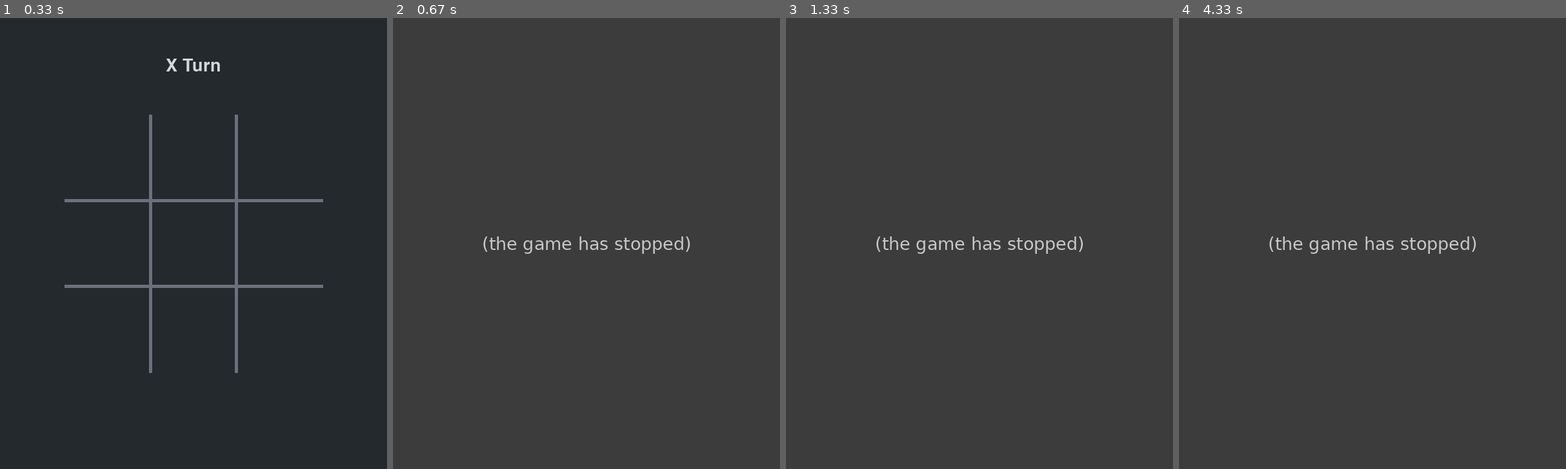
Above: before the commit, frames 1-4 (left to right).
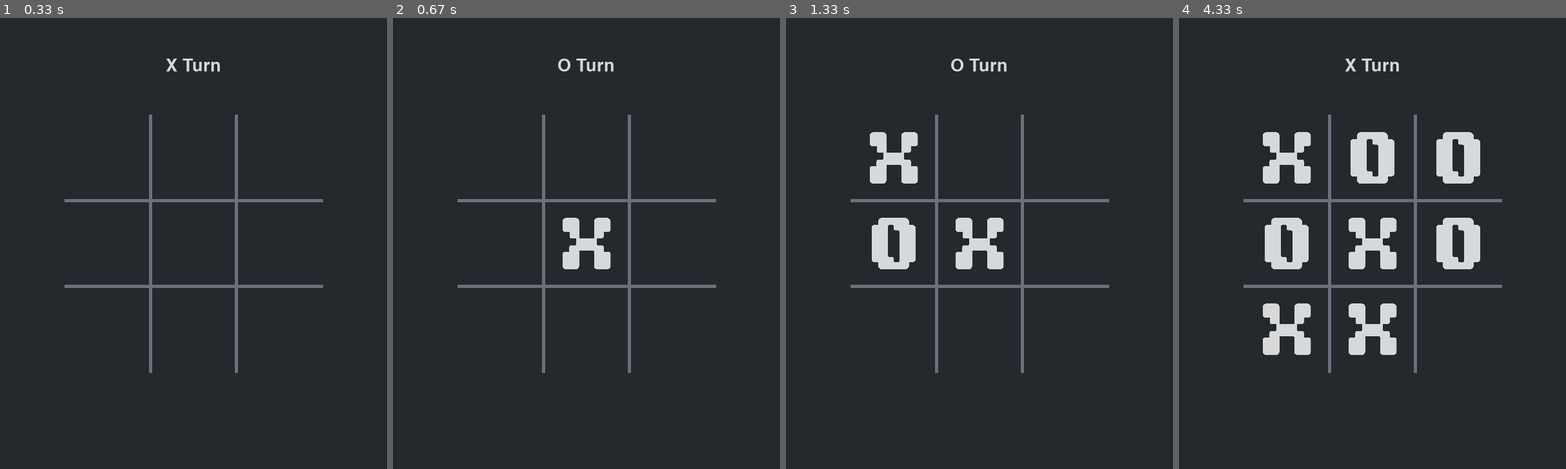
Above: after the commit, the same moments.

Repository: cwrlcarl/pygame-mini-games
Game: pygame game, started from tic-tac-toe/src/main.py
Same seed, same stepped clock (60 frames per second), same inputs: the game is played once before the commit and once after it.
Inputs (mouse positions are in pixels of both pictures, inside the frame that each line leads up to):
- Up to frame 1 (0.33 s): no input
- Up to frame 2 (0.67 s): click (586, 243) at 0.38 s
- Up to frame 3 (1.33 s): click (886, 248) at 0.72 s; click (859, 175) at 1.05 s
- Up to frame 4 (4.33 s): click (1418, 284) at 1.38 s; click (1353, 360) at 2.22 s; click (1360, 166) at 2.55 s; click (1248, 288) at 3.88 s; click (1453, 162) at 4.22 s

Frame 1 is identical in both runs. In frame 2, 3.4% of the frame differs, in the area x 16-84%, y 9-79%; in frame 3, 5.1%; in frame 4, 9.6%.
Error before the commit: TypeError: cannot unpack non-iterable NoneType object (game.py line 74); the game stopped at 0.38 s (later frames are placeholders)

Commit message:
Refactor check_winner() method to store winning line

Diff:
--- a/tic-tac-toe/src/tictactoe.py
+++ b/tic-tac-toe/src/tictactoe.py
@@ -19,15 +19,14 @@
             else:
                 self.board[row][col] = 'o'
                 self.turn = 'x'
-            print(f'Board: {self.board}')
 
     def check_winner(self):
         for row in range(ROWS):
             if self.board[row][0] == self.board[row][1] == self.board[row][2] and self.board[row][0] is not None:
-                return self.board[row][0]
+                return self.board[row][0], ('row', row)
 
         for col in range(COLS):
             if self.board[0][col] == self.board[1][col] == self.board[2][col] and self.board[0][col] is not None:
-                return self.board[0][col]
+                return self.board[0][col], ('col', col)
 
-        return None
+        return None, None
